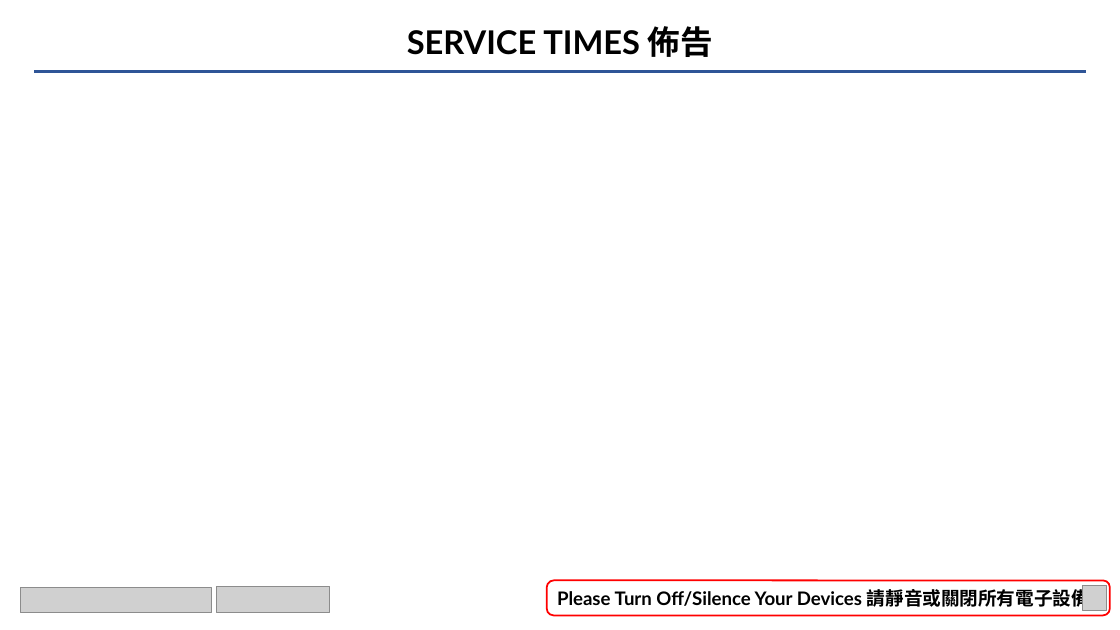
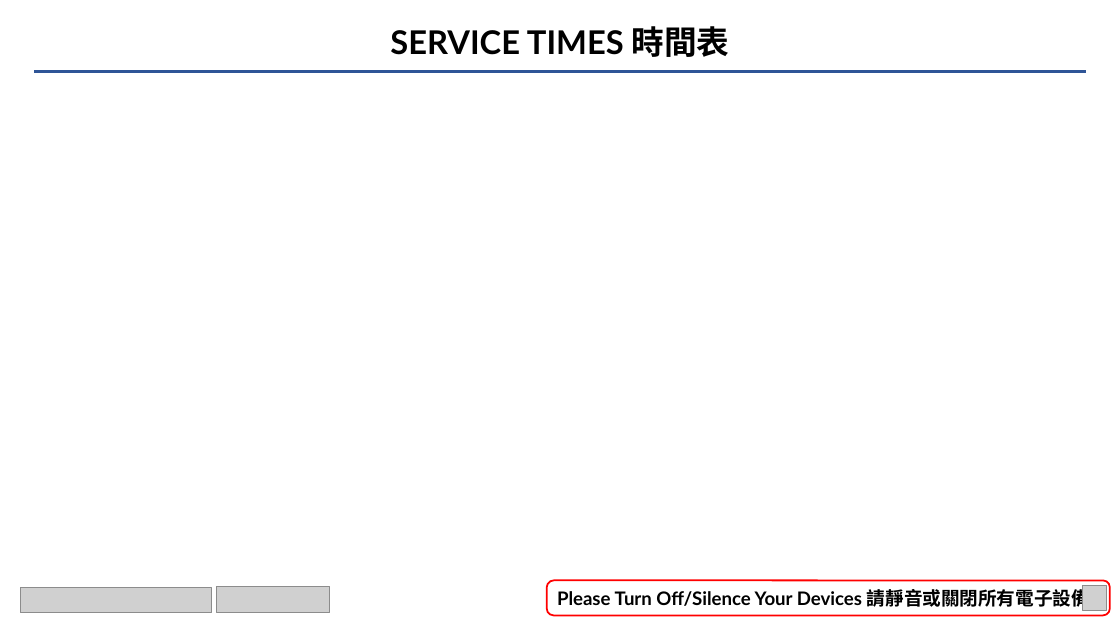
Before and after one commit to calebchanwy/tjc-powerpoint, a slide deck: slide 11 of TJCPowerPoint/Resources/ServiceWidescreen.pptx. Drawn at 1120x630 pixels with LibreOffice and Linux fonts; fonts in the diff are those of the drawing; grey boxes stand for pictures. Boxes give left, top, right and bottom in pixels: in the first picture for what was removed or moved away, otherwise in the second. Text is boxed around its words. In the diff, an @@ line names an element or a change of style, - is before the commit and + after.

```diff
--- a/TJCPowerPoint/Resources/ServiceWidescreen.pptx
+++ b/TJCPowerPoint/Resources/ServiceWidescreen.pptx
@@ text at <box>390,26,730,57</box>: text changed @@
-SERVICE TIMES 佈告
+SERVICE TIMES 時間表
```
Also in this commit, not shown: 23 other files.
